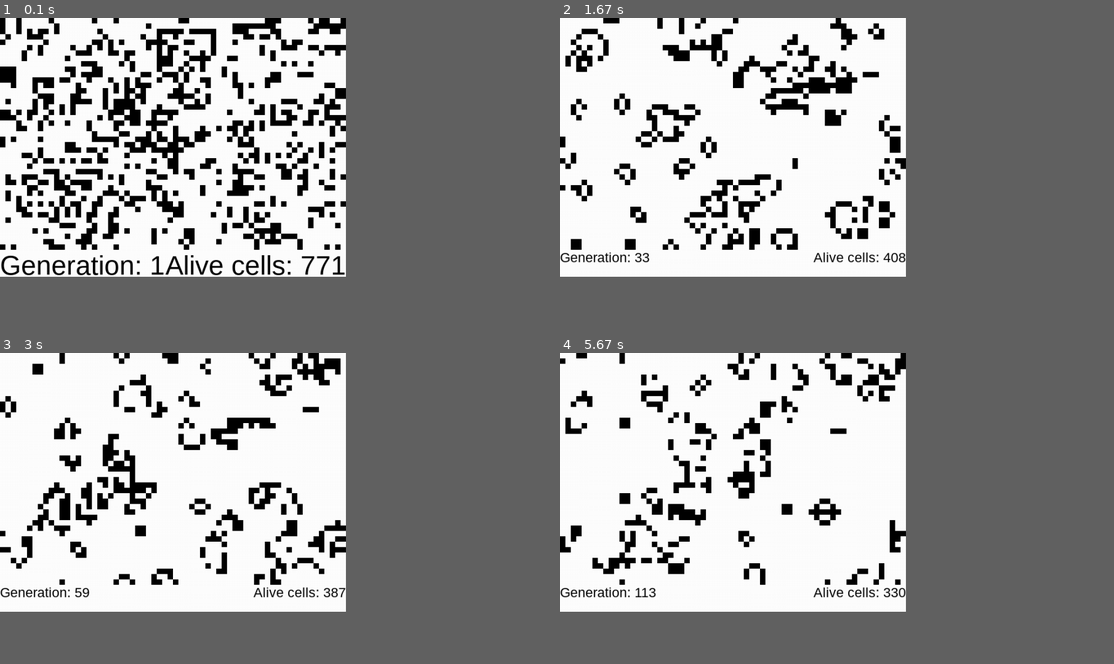
Above: before the commit, frames 1-4 (two rows, left to right).
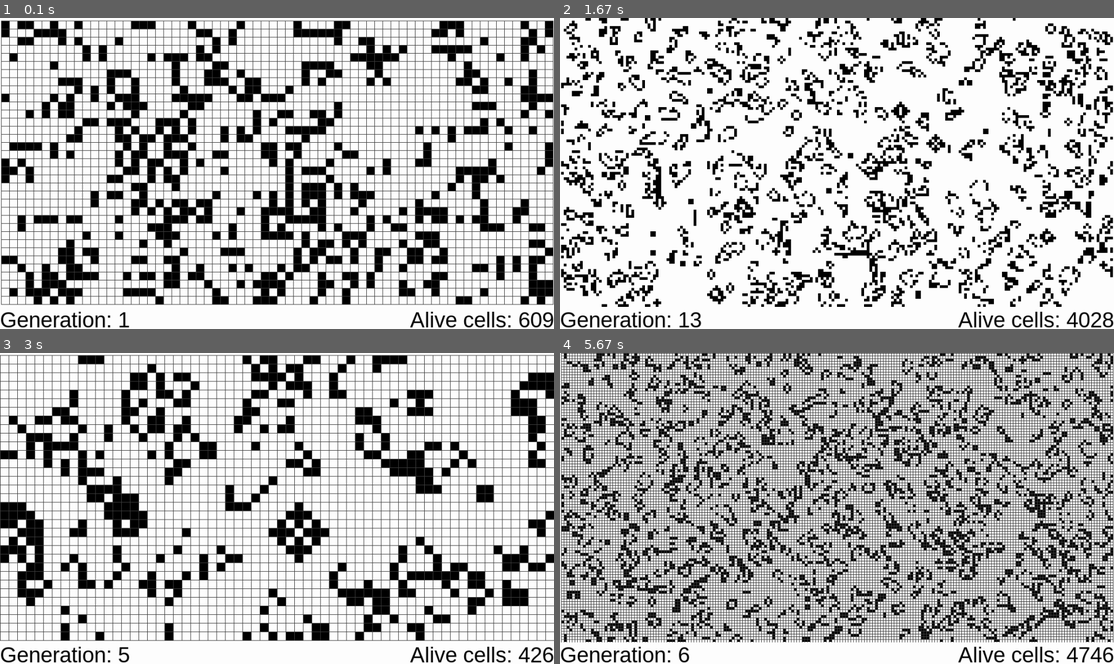
Above: after the commit, the same moments.

Repository: mzebrak/pygame-conways-game-of-life
Game: pygame game, started from __main__.py
Same seed, same stepped clock (60 frames per second), same inputs: the game is played once before the commit and once after it.
Inputs:
- Up to frame 1 (0.1 s): no input
- Up to frame 2 (1.67 s): tap one key every 0.33 s from 0.33 s: X Z T G
- Up to frame 3 (3 s): tap one key every 0.33 s from 1.67 s: T G X T
- Up to frame 4 (5.67 s): tap T every 0.33 s from 3 to 5.33 s
The window is 562x421 before the commit and 900x506 after it. Grey fills any space a smaller window leaves; there, only what the larger window draws over its background counts as a difference.

The runs differ from the first frame. In frame 1, 46% of the frame differs, in the area x 0-100%, y 0-100%; in frame 2, 27%; in frame 3, 39%; in frame 4, 66%.

Commit message:
new events added

Diff:
--- a/GameOfLife.py
+++ b/GameOfLife.py
@@ -1,3 +1,4 @@
+from itertools import cycle
 from math import floor
 import random
 import sys
@@ -6,17 +7,23 @@
 # Colors
 WHITE = (255, 255, 255)
 BLACK = (0, 0, 0)
+GREY = (64, 64, 64)
 
 # Game settings
-WIDTH = 640
-HEIGHT = 480
-MENU_HEIGHT = 50
+WIDTH = 1024
+HEIGHT = 576
+MENU_HEIGHT = 40
 TITLE = 'conway\'s game of life'
 ICON = 'icon.ico'
+CELL_SIZES = cycle([5, 10, 16, 32, 40])
+
+# Mouse buttons
+LMB = 0
+RMB = 2
 
 
 class GameOfLife:
-    def __init__(self, cell_size=10, max_fps=20):
+    def __init__(self, cell_size=15, max_fps=20):
         """
         Initialize screen, initialize grid, set game settings, draw first frame
 
@@ -34,20 +41,33 @@
         self.max_fps = 1 if max_fps < 1 else max_fps
 
         self.new()
-
-    def new(self):
+        self.paused = False
+        self.show_grid = True
+
+    def new(self, randomize: int = 0):
+        if randomize == 1:
+            last_width = self.grid_width
+            last_height = self.grid_height
+
         self.grid_width = int(WIDTH / self.cell_size)
         self.grid_height = int((HEIGHT - MENU_HEIGHT) / self.cell_size)
 
-        print(f'num of cols: {self.grid_width}, num of rows: {self.grid_height}')
-
-        self.grid = [[0] * self.grid_height for _ in range(self.grid_width)]
-        self.fill_grid()
+        if randomize == 0:
+            self.grid = [[0] * self.grid_height for _ in range(self.grid_width)]
+            self.fill_grid()
+        elif randomize == 1:
+            self.grid_width = int(WIDTH / self.cell_size)
+            self.grid_height = int((HEIGHT - MENU_HEIGHT) / self.cell_size)
+
+            temp = [[0] * self.grid_height for _ in range(self.grid_width)]
+
+            for c in range(last_width):
+                for r in range(last_height):
+                    temp[c][r] = self.grid[c][r]
+            self.grid = temp
 
         self.generation = 0
         self.alive_cells = 0
-        self.paused = False
-        self.exit = False
 
     def fill_grid(self, value=None):
         """
@@ -58,22 +78,44 @@
 
         :param value:  Value to set the cell to (0 or 1)
         """
+        self.generation = 0
+        self.alive_cells = 0
         self.grid = [[random.choice([0, 1]) if value is None else value for x in self.grid[0]] for y in self.grid]
 
-    def draw_grid(self):
+    def draw_grid(self, mid_width, mid_height):
+        width = self.grid_width * self.cell_size + mid_width
+        height = self.grid_height * self.cell_size + mid_height
+
+        for x in range(0, width, self.cell_size):
+            new_x = x + mid_width
+            pg.draw.line(self.screen, GREY, (new_x, mid_height), (new_x, height))
+        for y in range(0, height, self.cell_size):
+            new_y = y + mid_height
+            pg.draw.line(self.screen, GREY, (mid_width, new_y), (width, new_y))
+
+    def draw(self):
         """
         Draw the cells from active grid on the screen
         """
         self.alive_cells = 0
-        for c in range(self.grid_width):
-            for r in range(self.grid_height):
-                if self.grid[c][r] == 1:
+        mid_width = int((WIDTH - self.grid_width * self.cell_size) / 2)
+        mid_height = int((HEIGHT - MENU_HEIGHT - self.grid_height * self.cell_size) / 2)
+
+        pg.draw.rect(self.screen, WHITE, (0, 0, WIDTH, HEIGHT - MENU_HEIGHT))
+
+        for x in range(0, self.grid_width):
+            for y in range(0, self.grid_height):
+                if self.grid[x][y] == 1:
                     self.alive_cells += 1
                     color = BLACK
                 else:
                     color = WHITE
                 pg.draw.rect(self.screen, color,
-                             (c * self.cell_size, r * self.cell_size, self.cell_size, self.cell_size))
+                             (x * self.cell_size + mid_width, y * self.cell_size + mid_height, self.cell_size,
+                              self.cell_size))
+
+        if self.show_grid:
+            self.draw_grid(mid_width, mid_height)
         pg.display.flip()
 
     def count_cell_neighbors(self, col, row):
@@ -127,9 +169,6 @@
         """
         Displaying information about generation and alive cells in the bottom
         """
-        print(f'Generation: {self.generation}')
-        print(f'Alive cells: {self.alive_cells}')
-
         div = 1
 
         while True:
@@ -168,17 +207,24 @@
         :return: None if clicked below grid otherwise tuple (col, row)
         """
         # only if clicked above menu bar (on the grid)
-        if pos[1] < (HEIGHT - MENU_HEIGHT):
+        if pos[0] < (self.grid_width * self.cell_size) and pos[1] < (self.grid_height * self.cell_size):
             return floor(pos[0] / self.cell_size), floor(pos[1] / self.cell_size)
         return None
 
+    def quit(self):
+        pg.quit()
+        sys.exit()
+
     def handle_events(self):
         """
         Handle key presses
-
+        g - toggle on/off grid
         p - toggle start/stop (pause) the game
+        t - switch between cell sizes
+        z - decrease cell size
+        x - increase cell size
+        n - display next generation
         r - randomize grid
-        n - display next generation
         c - clear grid
         q - quit
         LMB - pressed or held sets cell alive
@@ -186,80 +232,80 @@
         """
         for event in pg.event.get():
             if event.type == pg.QUIT:
-                pg.quit()
-                sys.exit()
-            elif event.type == pg.KEYDOWN:
+                self.quit()
+            if event.type == pg.KEYDOWN:
                 if event.key == pg.K_p:
                     print("'p' pressed! - toggling pause")
                     self.paused = not self.paused
+                    return
                 elif event.key == pg.K_q:
                     print("q pressed! - quitting the game")
-                    self.exit = True
+                    self.quit()
                 elif event.key == pg.K_r:
                     print("'r' pressed! - randomizing grid")
-                    self.generation = 0
-                    self.alive_cells = 0
                     self.fill_grid()
-                    self.draw_grid()
-                    self.display_info()
                 elif self.paused and event.key == pg.K_n:
                     print("'n' pressed! - displaying next generation")
                     self.update_generation()
-                    self.draw_grid()
-                    self.display_info()
                 elif self.paused and event.key == pg.K_c:
                     print("'c' pressed! - clearing active grid")
-                    self.generation = 0
-                    self.alive_cells = 0
                     self.fill_grid(0)
-                    self.draw_grid()
-                    self.display_info()
+                elif event.key == pg.K_t:
+                    print("'t' pressed! - changing cell size")
+                    self.cell_size = next(CELL_SIZES)
+                    self.new()
+                elif event.key == pg.K_g:
+                    print("'g' pressed! - toggling grid")
+                    self.show_grid = not self.show_grid
+                elif event.key == pg.K_x:
+                    print("'x' pressed! - cell size increased")
+                    self.cell_size += 2 if self.cell_size < 100 else 0
+                    self.new(randomize=2)
+                elif event.key == pg.K_z:
+                    print("'z' pressed! - cell size decreased")
+                    self.cell_size -= 2 if self.cell_size > 5 else 0
+                    self.new(randomize=1)
             elif pg.mouse.get_pressed():
+                col_row = None
+                click = pg.mouse.get_pressed() or pg.mouse.get_pressed()
+
                 try:
-                    col_row = None
-                    # LMB [0] or RMB [2] pressed
-                    if pg.mouse.get_pressed()[0] or pg.mouse.get_pressed()[2]:
-                        col_row = self.get_col_row_by_mouse(event.pos)
-
-                    if col_row is not None:
-                        col, row = col_row
-
-                        if pg.mouse.get_pressed()[0]:
-                            if self.grid[col][row] == 1:
-                                return
-                            self.grid[col][row] = 1
-                        elif pg.mouse.get_pressed()[2]:
-                            if self.grid[col][row] == 0:
-                                return
-                            self.grid[col][row] = 0
-
-                        self.draw_grid()
-                        self.display_info()
-                # when the mouse is pressed down and moved out of the window
-                except AttributeError:
+                    col_row = self.get_col_row_by_mouse(event.pos)
+                except AttributeError:  # when the mouse is pressed down and moved out of the window
                     pass
 
+                if col_row is None:
+                    continue
+
+                col, row = col_row
+                cell = self.grid[col][row]
+
+                if click[LMB] and cell == 0:
+                    self.grid[col][row] = 1
+                elif click[RMB] and cell == 1:
+                    self.grid[col][row] = 0
+                else:
+                    continue
+
+            self.draw()
+            self.display_info()
+
     def run(self):
         """
         Starts the game and loops until the quit state
         """
         while True:
-            if self.exit:
-                pg.quit()
-                return
-
             self.handle_events()
 
             if not self.paused:
                 update = True
-
-                self.draw_grid()
+                self.draw()
                 self.display_info()
                 self.update_generation()
 
                 # when paused - the user is able to set or delete cells by mouse with more fps
                 self.clock.tick(self.max_fps)
             elif update:
-                self.draw_grid()
+                self.draw()
                 self.display_info()
                 update = False
